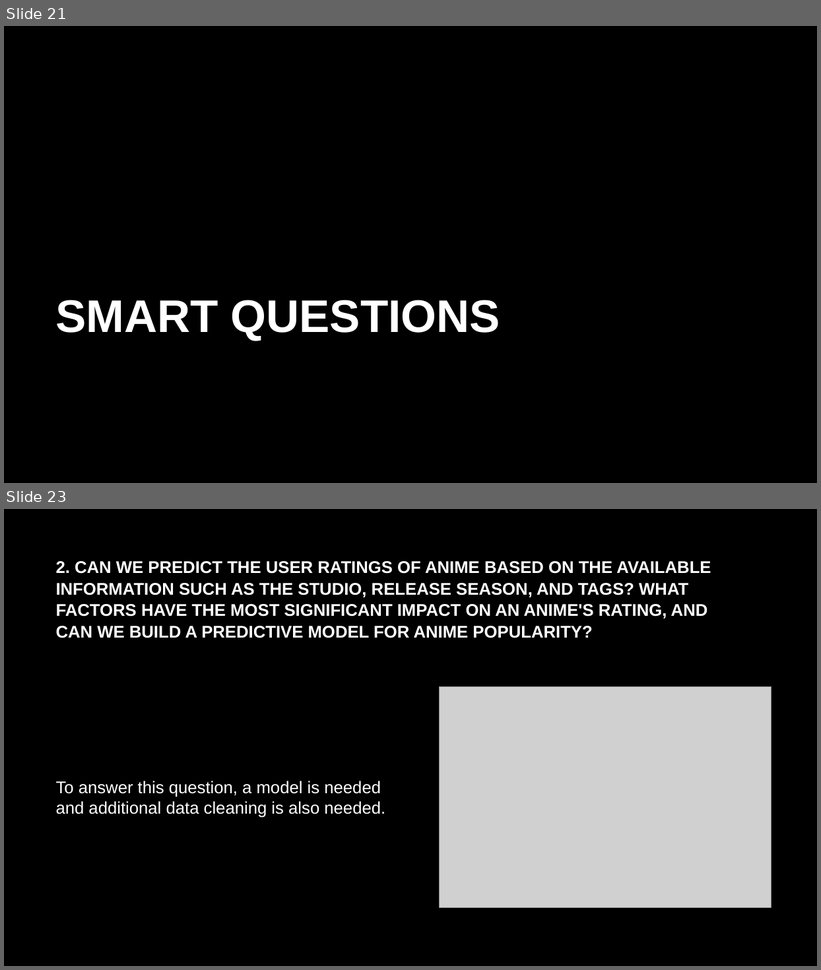
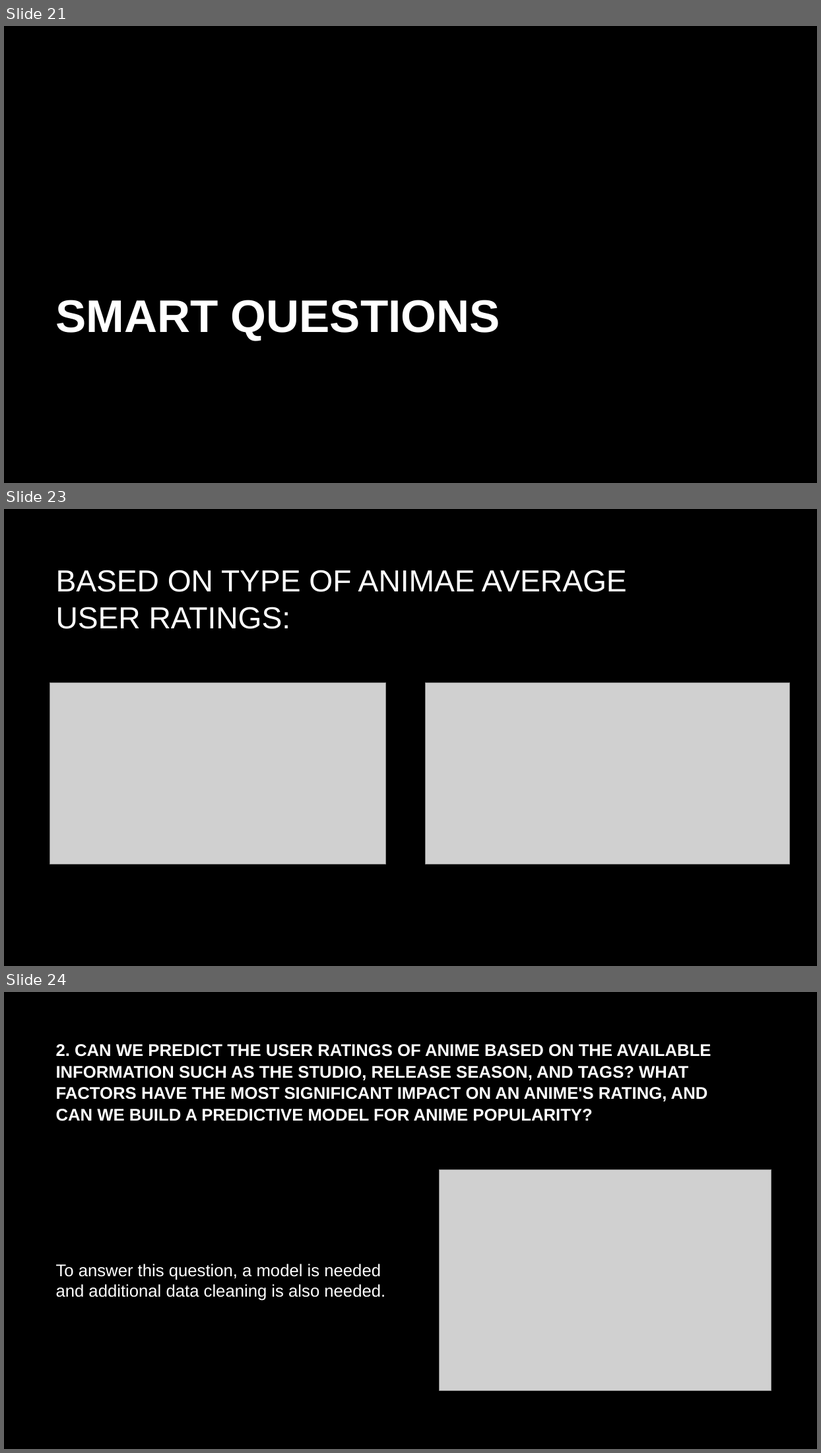
Before and after one commit to SwathiMurali/DATS-6103-T4, a slide deck: Anime_Presentation[1].pptx. Shown one above the other, each under a label of ours: slides 21 and 23 before the commit, slides 21, 23 and 24 after it; the slides between them are not shown. The pictures are 821x970 and 821x1453 pixels, drawn with LibreOffice and Linux fonts; fonts in the diff are those of the drawing; grey boxes stand for pictures; background and template pictures are left out. Boxes give left, top, right and bottom in pixels: in the first picture for what was removed or moved away, otherwise in the second. Text is boxed around its words. In the diff, an @@ line names an element or a change of style, - is before the commit and + after.

```diff
--- a/Anime_Presentation[1].pptx
+++ b/Anime_Presentation[1].pptx
@@ slide 23 added at [4, 509, 817, 966], background picture (left out) @@
@@ title added at [56, 570, 627, 629], 36 pt, text #FFFFFF @@
+BASED ON TYPE OF ANIMAE AVERAGE USER RATINGS:
@@ picture added at [50, 683, 386, 865] @@
@@ picture added at [426, 683, 790, 865] @@
@@ what was slide 23 is now slide 24 @@
```
Also in this commit, not shown: 4 slides changed, 1 other slide added, 1 slide removed.
